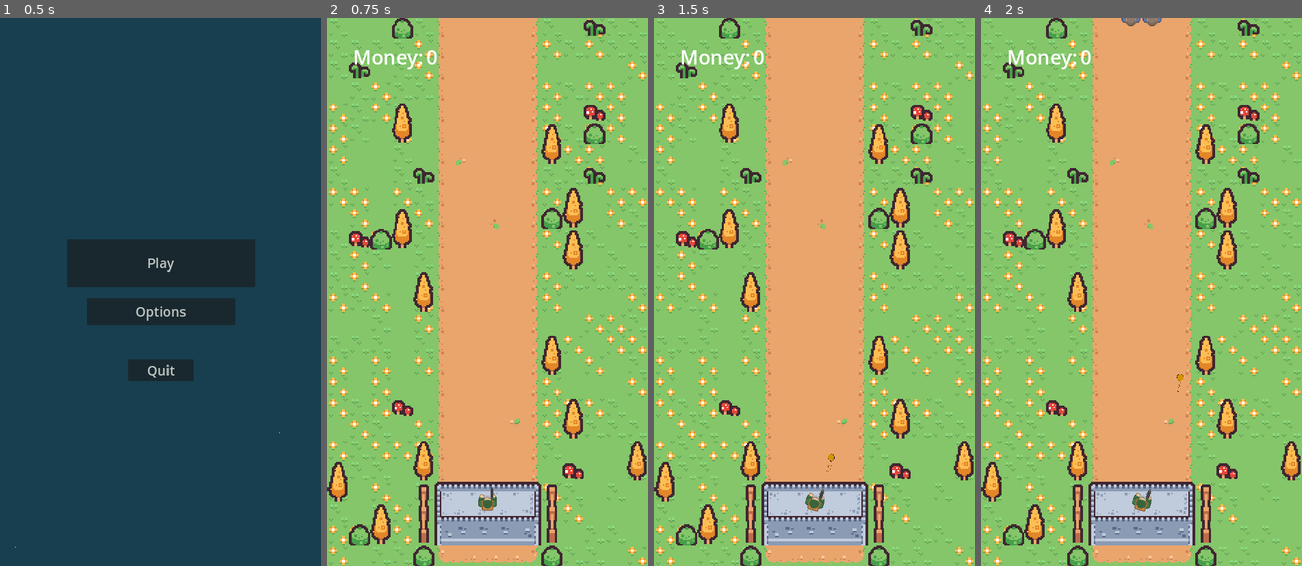
Above: before the commit, frames 1-4 (left to right).
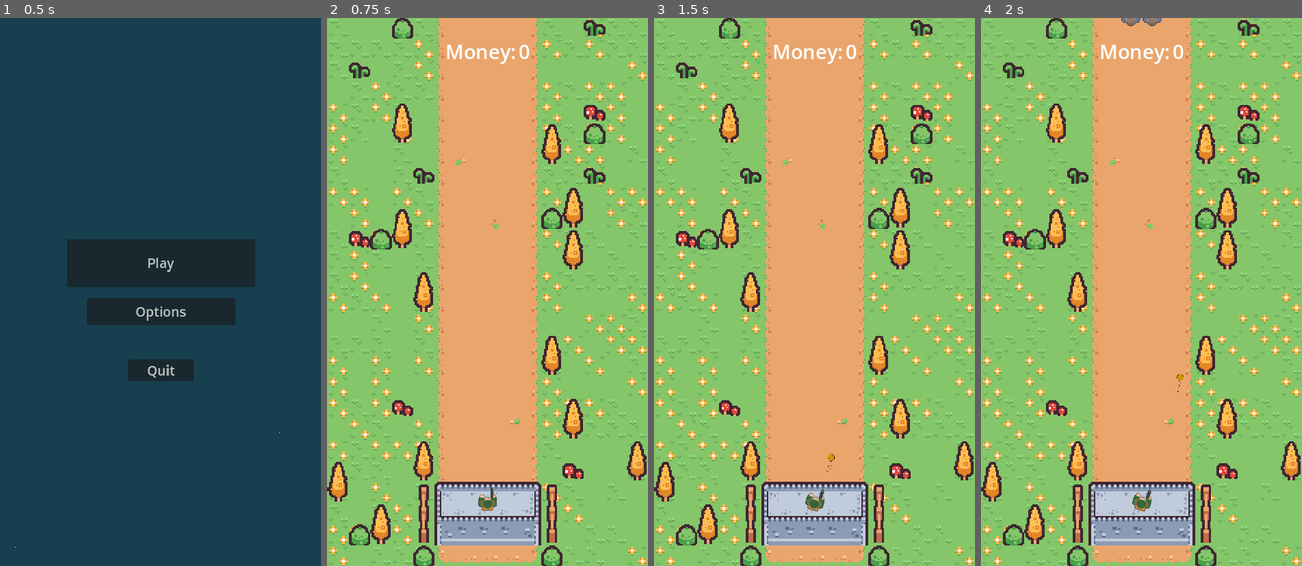
Above: after the commit, the same moments.

Repository: WindWiperStudios/Stationary-Shooter2
Game: Godot game, scene res://Nodes/Scenes/MainMenu.tscn
The game is run twice, just before and just after one commit, with the same random seed, the same clock (stepped at 60 frames per second) and the same inputs.
Inputs (mouse positions are in pixels of both pictures, inside the frame that each line leads up to):
- Up to frame 1 (0.5 s): no input
- Up to frame 2 (0.75 s): click "Play" at 0.5 s
- Up to frame 3 (1.5 s): tap Enter at 1.25 s; move the mouse to (885, 264) at 1.27 s; press the mouse at (885, 264) at 1.28 s
- Up to frame 4 (2 s): no input

Frame 1 is identical in both runs. In frame 2, 0.6% of the frame differs, in the area x 8-64%, y 4-10%; in frame 3, 0.6%; in frame 4, 0.6%.

Commit message:
Update
Added:
-9mm bullet pixel art if you wanna use it
-UI scene for when you beat a wave ("Next Level Ui")(NOT functional)
-added some script to the next level scene, made the main menu button function.

Diff:
--- a/Nodes/Scenes/hud.tscn
+++ b/Nodes/Scenes/hud.tscn
@@ -10,10 +10,10 @@
 
 [node name="Label" type="Label" parent="."]
 layout_mode = 0
-offset_left = 76.0
-offset_top = 77.0
-offset_right = 290.0
-offset_bottom = 163.0
+offset_left = 355.0
+offset_top = 59.0
+offset_right = 569.0
+offset_bottom = 145.0
 theme_override_font_sizes/font_size = 60
 text = "Money:"
 
--- a/Nodes/Scenes/level_2.tscn
+++ b/Nodes/Scenes/level_2.tscn
@@ -2,34 +2,34 @@
 
 [ext_resource type="PackedScene" uid="uid://b88mfj5dxofni" path="res://Nodes/Entities/enemy.tscn" id="1_j6j7p"]
 
-[node name="Level1" type="Node2D"]
+[node name="Level2" type="Node2D"]
 
 [node name="Enemy" parent="." instance=ExtResource("1_j6j7p")]
-position = Vector2(-24, -86)
+position = Vector2(0, -80)
 
 [node name="Enemy2" parent="." instance=ExtResource("1_j6j7p")]
-position = Vector2(182, -81)
+position = Vector2(60, -80)
 
 [node name="Enemy3" parent="." instance=ExtResource("1_j6j7p")]
-position = Vector2(288, -194)
+position = Vector2(-60, -151)
 
 [node name="Enemy4" parent="." instance=ExtResource("1_j6j7p")]
-position = Vector2(178, -214)
+position = Vector2(30, -200)
 
 [node name="Enemy5" parent="." instance=ExtResource("1_j6j7p")]
-position = Vector2(47, -241)
+position = Vector2(60, -151)
 
 [node name="Enemy6" parent="." instance=ExtResource("1_j6j7p")]
-position = Vector2(-130, -151)
+position = Vector2(-30, -20)
 
 [node name="Enemy7" parent="." instance=ExtResource("1_j6j7p")]
-position = Vector2(-213, -214)
+position = Vector2(-30, -200)
 
 [node name="Enemy8" parent="." instance=ExtResource("1_j6j7p")]
-position = Vector2(416, -151)
+position = Vector2(30, -20)
 
 [node name="Enemy9" parent="." instance=ExtResource("1_j6j7p")]
-position = Vector2(-86, -307)
+position = Vector2(-60, -80)
 
 [node name="Enemy10" parent="." instance=ExtResource("1_j6j7p")]
-position = Vector2(-305, -61)
+position = Vector2(0, -130)
--- /dev/null
+++ b/Nodes/Scenes/next_level_ui.gd
@@ -0,0 +1,19 @@
+extends Control
+
+
+
+
+
+func _on_next_level_button_pressed():
+	pass # Replace with function body.
+
+
+func _on_upgrades_button_pressed():
+	pass # Replace with function body.
+
+
+func _on_main_menu_button_pressed()-> void:
+	# Returns User to Main Menu
+	get_tree().paused = false
+	var mainMenuScene = load("res://Nodes/Scenes/MainMenu.tscn")
+	get_tree().change_scene_to_packed(mainMenuScene)
--- /dev/null
+++ b/Nodes/Scenes/next_level_ui.tscn
@@ -0,0 +1,86 @@
+[gd_scene load_steps=3 format=3 uid="uid://cplkahe1el4d"]
+
+[ext_resource type="Script" path="res://Nodes/Scenes/next_level_ui.gd" id="1_7r0os"]
+
+[sub_resource type="Theme" id="Theme_ags16"]
+default_font_size = 25
+
+[node name="Next Level UI" type="Control"]
+layout_mode = 3
+anchors_preset = 15
+anchor_right = 1.0
+anchor_bottom = 1.0
+grow_horizontal = 2
+grow_vertical = 2
+script = ExtResource("1_7r0os")
+
+[node name="ColorRect" type="ColorRect" parent="."]
+layout_mode = 1
+anchors_preset = -1
+anchor_left = -0.00103413
+anchor_top = 0.441818
+anchor_right = 1.01086
+anchor_bottom = 0.616364
+offset_right = -331.5
+offset_bottom = -96.0
+grow_horizontal = 2
+grow_vertical = 2
+scale = Vector2(1.5, 1.5)
+color = Color(0.243137, 0.345098, 0.247059, 1)
+metadata/_edit_use_anchors_ = true
+
+[node name="ColorRect2" type="ColorRect" parent="ColorRect"]
+layout_mode = 1
+anchors_preset = 15
+anchor_right = 1.0
+anchor_bottom = 1.0
+offset_left = 19.0
+offset_top = 20.0
+offset_right = -19.0
+offset_bottom = -20.0
+grow_horizontal = 2
+grow_vertical = 2
+color = Color(0.45098, 0.45098, 0.45098, 1)
+
+[node name="nextLevelButton" type="Button" parent="ColorRect/ColorRect2"]
+layout_mode = 1
+anchors_preset = -1
+anchor_left = 0.0976
+anchor_top = 0.565789
+anchor_right = 0.2672
+anchor_bottom = 0.868421
+grow_horizontal = 2
+grow_vertical = 0
+theme = SubResource("Theme_ags16")
+text = "Next Level"
+metadata/_edit_use_anchors_ = true
+
+[node name="upgradesButton" type="Button" parent="ColorRect/ColorRect2"]
+layout_mode = 1
+anchors_preset = -1
+anchor_left = 0.416
+anchor_top = 0.565789
+anchor_right = 0.5856
+anchor_bottom = 0.868421
+grow_horizontal = 2
+grow_vertical = 0
+theme_override_font_sizes/font_size = 25
+text = "Upgrades"
+metadata/_edit_use_anchors_ = true
+
+[node name="mainMenuButton" type="Button" parent="ColorRect/ColorRect2"]
+layout_mode = 1
+anchors_preset = -1
+anchor_left = 0.744
+anchor_top = 0.565789
+anchor_right = 0.9136
+anchor_bottom = 0.868421
+grow_horizontal = 2
+grow_vertical = 0
+theme_override_font_sizes/font_size = 25
+text = "Main Menu"
+metadata/_edit_use_anchors_ = true
+
+[connection signal="pressed" from="ColorRect/ColorRect2/nextLevelButton" to="." method="_on_next_level_button_pressed"]
+[connection signal="pressed" from="ColorRect/ColorRect2/upgradesButton" to="." method="_on_upgrades_button_pressed"]
+[connection signal="pressed" from="ColorRect/ColorRect2/mainMenuButton" to="." method="_on_main_menu_button_pressed"]
Binary file added: Images/9mmPixelart.png
Not shown, added: Images/9mmPixelart.png.import
